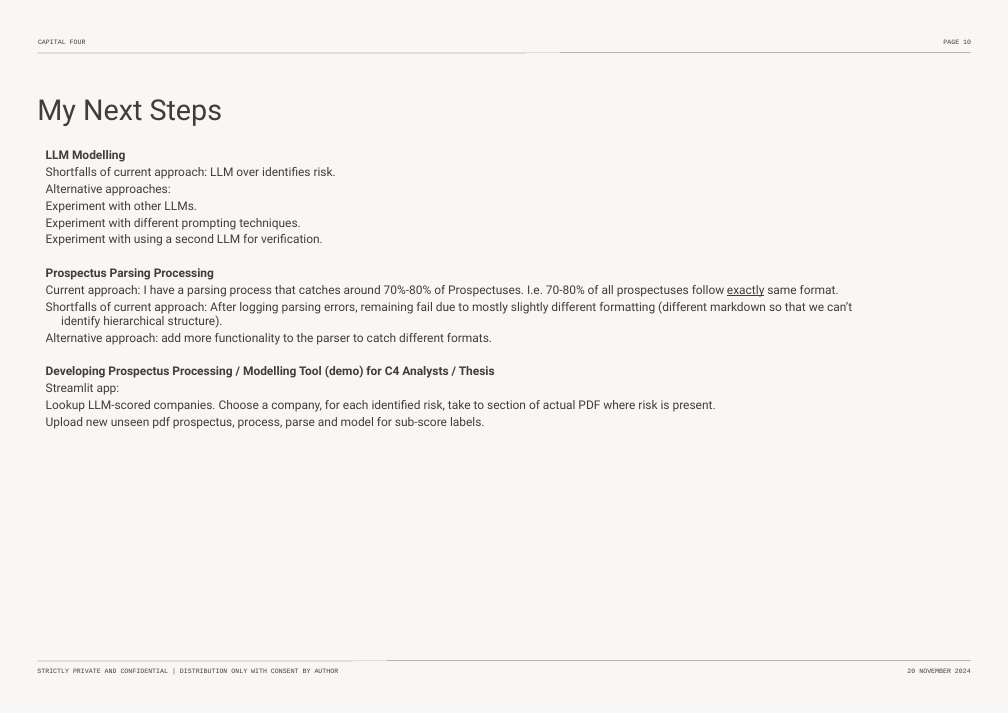
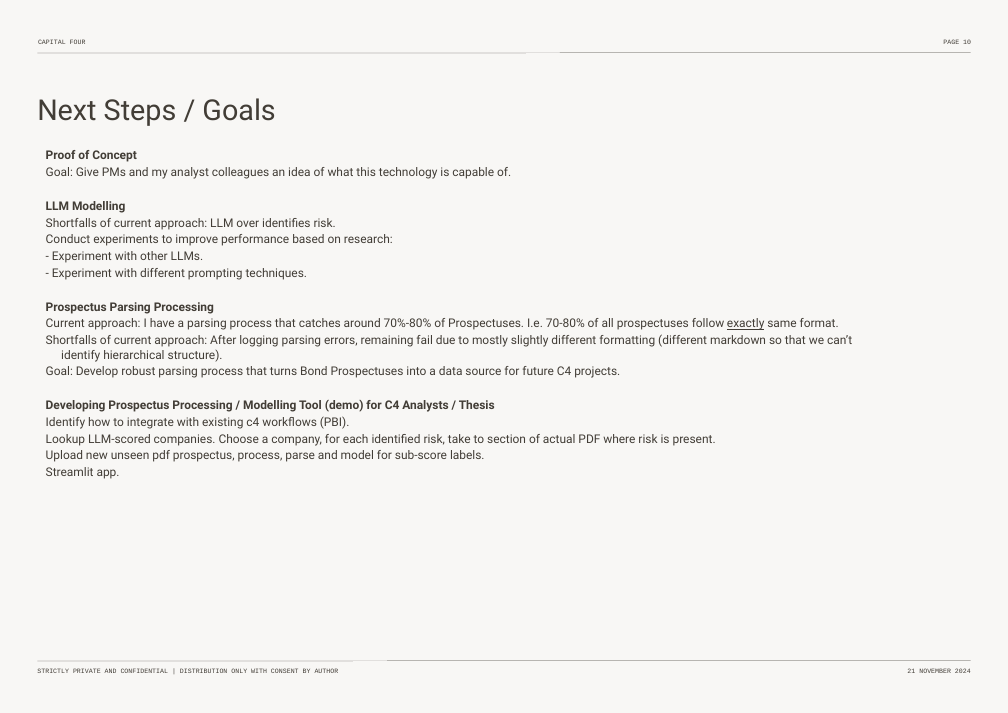
Before and after one commit to pierrehogenhaug/mester, a slide deck: slide 11 of _non_code_env_related/non_code_material/meeting_material/Thesis-Intro-Nov-2024.pptx. Drawn at 1008x713 pixels with LibreOffice and Linux fonts; fonts in the diff are those of the drawing. Boxes give left, top, right and bottom in pixels: in the first picture for what was removed or moved away, otherwise in the second. Text is boxed around its words. In the diff, an @@ line names an element or a change of style, - is before the commit and + after.

```diff
--- a/_non_code_env_related/non_code_material/meeting_material/Thesis-Intro-Nov-2024.pptx
+++ b/_non_code_env_related/non_code_material/meeting_material/Thesis-Intro-Nov-2024.pptx
@@ title at (37, 98, 275, 126): text changed @@
-My Next Steps
+Next Steps / Goals
@@ text at (46, 150, 511, 179): paragraphs added @@
+Proof of Concept
+Goal: Give PMs and my analyst colleagues an idea of what this technology is capable of.
@@ text at (46, 234, 393, 280): text changed @@
-Alternative approaches:
-Experiment with other LLMs.
-Experiment with different prompting techniques.
-Experiment with using a second LLM for verification.
+Conduct experiments to improve performance based on research:
+- Experiment with other LLMs.
+- Experiment with different prompting techniques.
@@ text at (46, 366, 620, 378): text changed @@
-Alternative approach: add more functionality to the parser to catch different formats.
+Goal: Develop robust parsing process that turns Bond Prospectuses into a data source for future C4 projects.
@@ text at (46, 416, 350, 429): text changed @@
-Streamlit app:
+Identify how to integrate with existing c4 workflows (PBI).
@@ text at (46, 467, 120, 479): paragraph added @@
+Streamlit app.
```
Also in this commit, not shown: 9 other slides changed, 1 slide removed.
